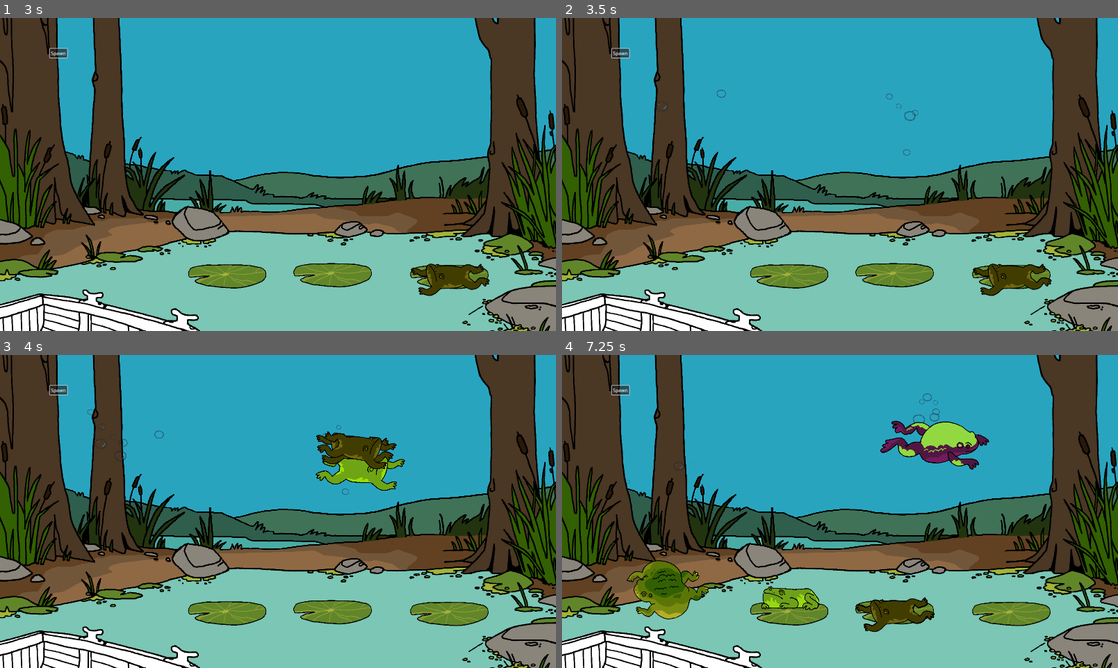
Above: before the commit, frames 1-4 (two rows, left to right).
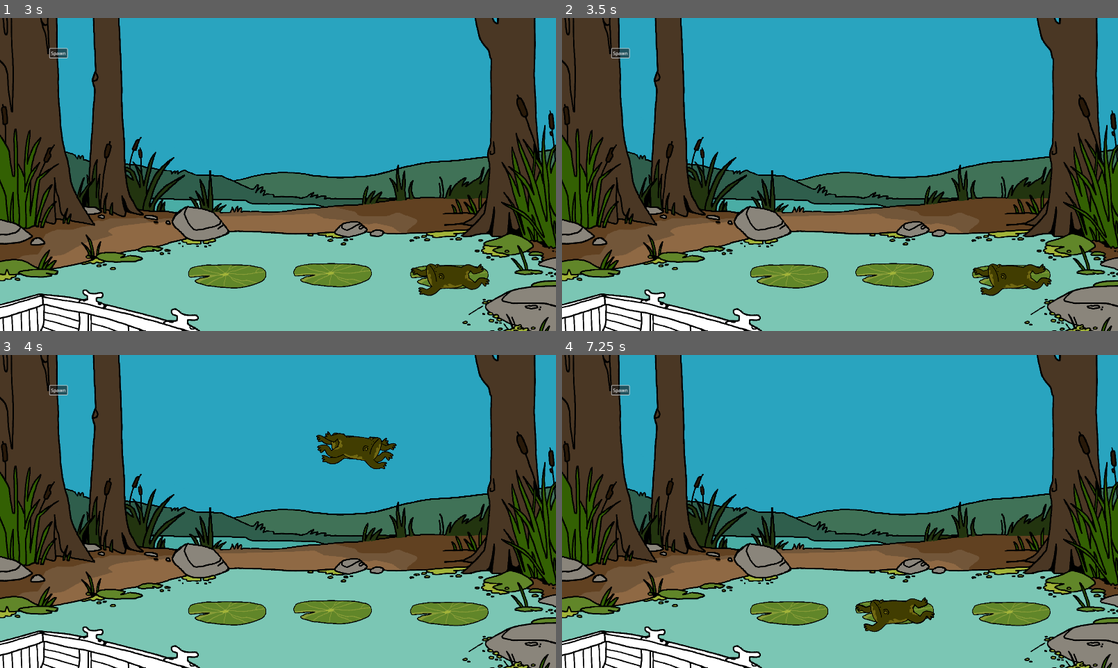
Above: after the commit, the same moments.

Repository: NotTom31/FroggeeToadems
Game: Godot game, scene res://Scenes/Levels/Test/Main-Scene-Evan.tscn
Same seed, same stepped clock (60 frames per second), same inputs: the game is played once before the commit and once after it. This scene is started directly instead of the project's main scene.
Inputs (mouse positions are in pixels of both pictures, inside the frame that each line leads up to):
- Up to frame 1 (3 s): click "Spawn" at 0.5 s; tap Enter at 1.25 s; drag from (227, 277) to (266, 93) at 1.27 s; drag from (333, 277) to (266, 93) at 2.02 s; move the mouse to (450, 277) at 2.77 s; hold 6 (bright_spawn) from 2.78 s (still down); tap 5 (fat_spawn) at 2.85 s; click (450, 277) at 2.92 s
- Up to frame 2 (3.5 s): keep holding 6 (bright_spawn)
- Up to frame 3 (4 s): release 6 (bright_spawn) at 3.5 s; tap Space at 3.5 s; drag from (105, 442) to (355, 448) at 3.52 s
- Up to frame 4 (7.25 s): drag from (667, 433) to (789, 614) at 4.27 s; drag from (912, 596) to (789, 614) at 5.02 s; move the mouse to (789, 614) at 5.77 s; hold Down (ui_down) 5.78-6.5 s; tap 9 (purple_spawn) at 5.85 s; click (789, 614) at 5.92 s; drag from (928, 417) to (895, 614) at 6.52 s

Frame 1 is identical in both runs. In frame 2, less than 0.1% of the frame differs, in the area x 17-65%, y 22-44%; in frame 3, 0.9%; in frame 4, 4.1%, in the area x 11-77%, y 12-85%.
Error in both runs: Invalid assignment of property or key 'visible' with value of type 'bool' on a base object of type 'null instance'. (res://Code/Managers/LevelManager.gd:27)

Commit message:
turned off dev tools by default

Diff:
--- a/Code/FrogLogic/frog_spawner.gd
+++ b/Code/FrogLogic/frog_spawner.gd
@@ -9,7 +9,7 @@
 
 # allow keys to spawn frogs
 # comment out before publication!
-var dev_tools = true
+var dev_tools = false
 
 # Called when the node enters the scene tree for the first time.
 func _ready() -> void:
